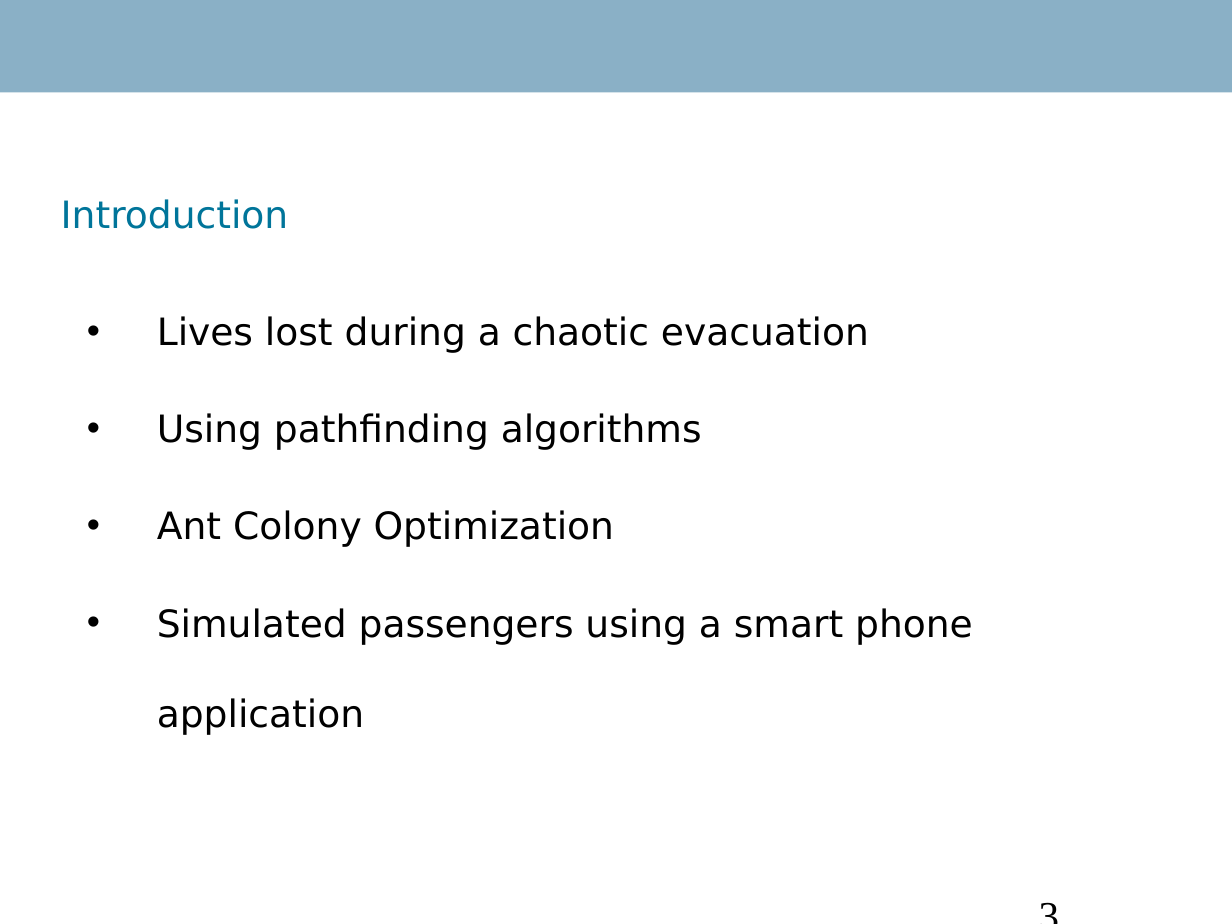
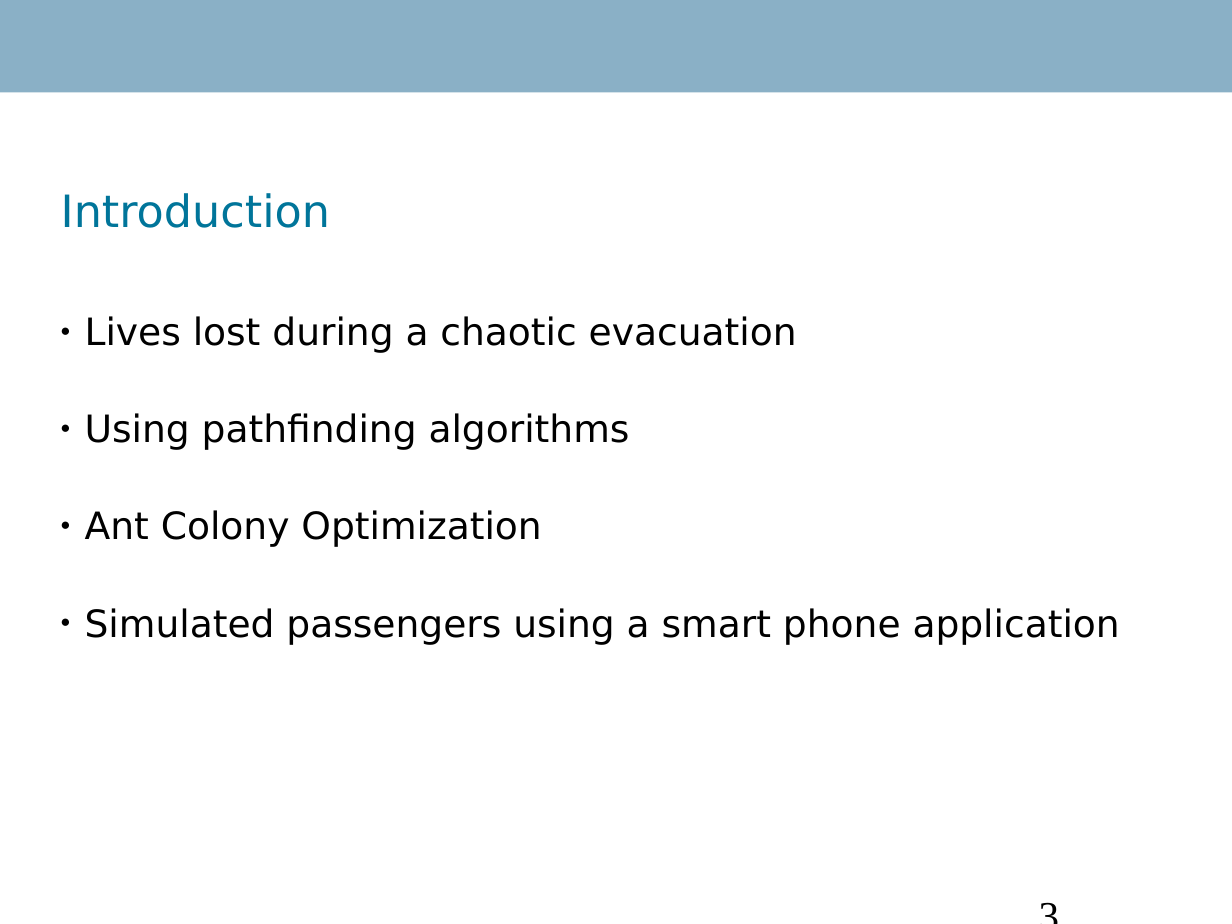
Before and after one commit to Danidude/Master-Thesis, a slide deck: slide 3 of Report/IKT 590 Master Thesis.ppt. Drawn at 1232x924 pixels with LibreOffice and Linux fonts; fonts in the diff are those of the drawing; background and template pictures are left out. Boxes give left, top, right and bottom in pixels: in the first picture for what was removed or moved away, otherwise in the second. Text is boxed around its words. In the diff, an @@ line names an element or a change of style, - is before the commit and + after.

```diff
--- a/Report/IKT 590 Master Thesis.ppt
+++ b/Report/IKT 590 Master Thesis.ppt
@@ title "Introduction" at <box>61,193,330,228</box>: size 22 to 26 pt @@
@@ text "Lives lost during a chaotic ...": place and size @@
-text "Lives lost during a chaotic ..." at <box>157,316,973,735</box>
+text "Lives lost during a chaotic ..." at <box>85,316,1120,645</box>
@@ text "Lives lost during a chaotic ..." at <box>85,316,1120,645</box>: bullet • to ● @@
```
Also in this commit, not shown: 12 other slides changed.
